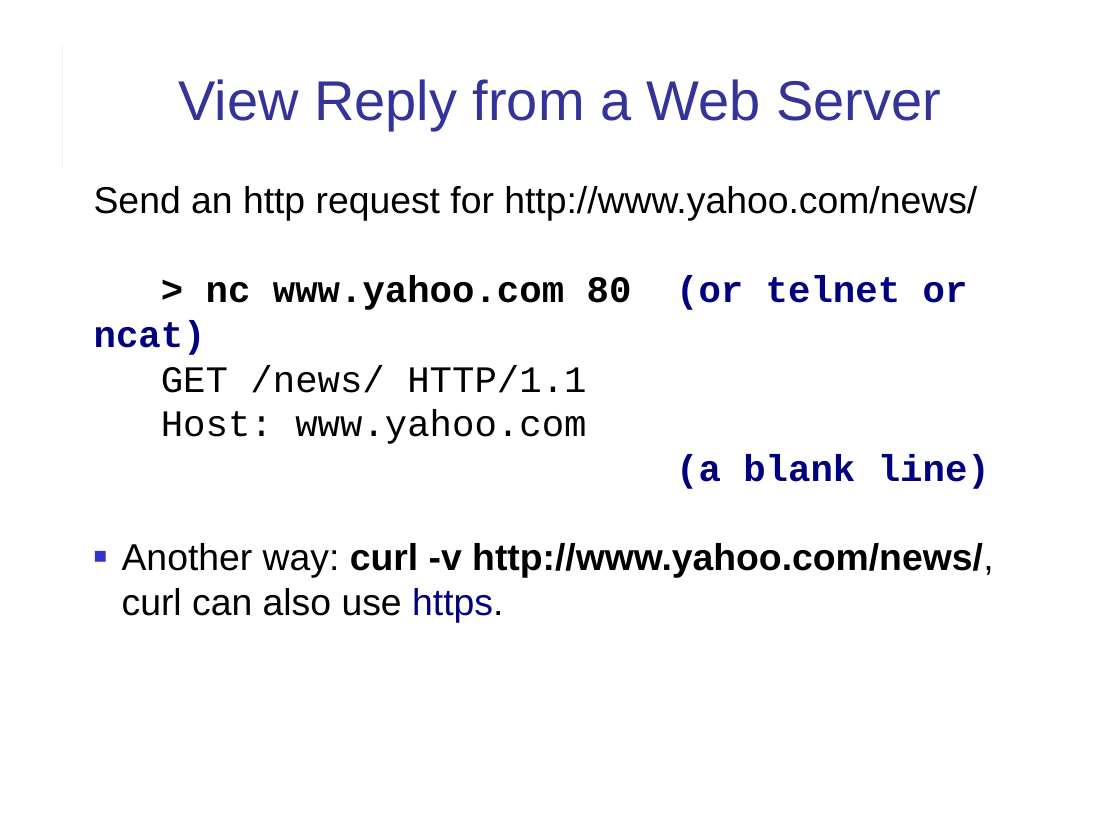
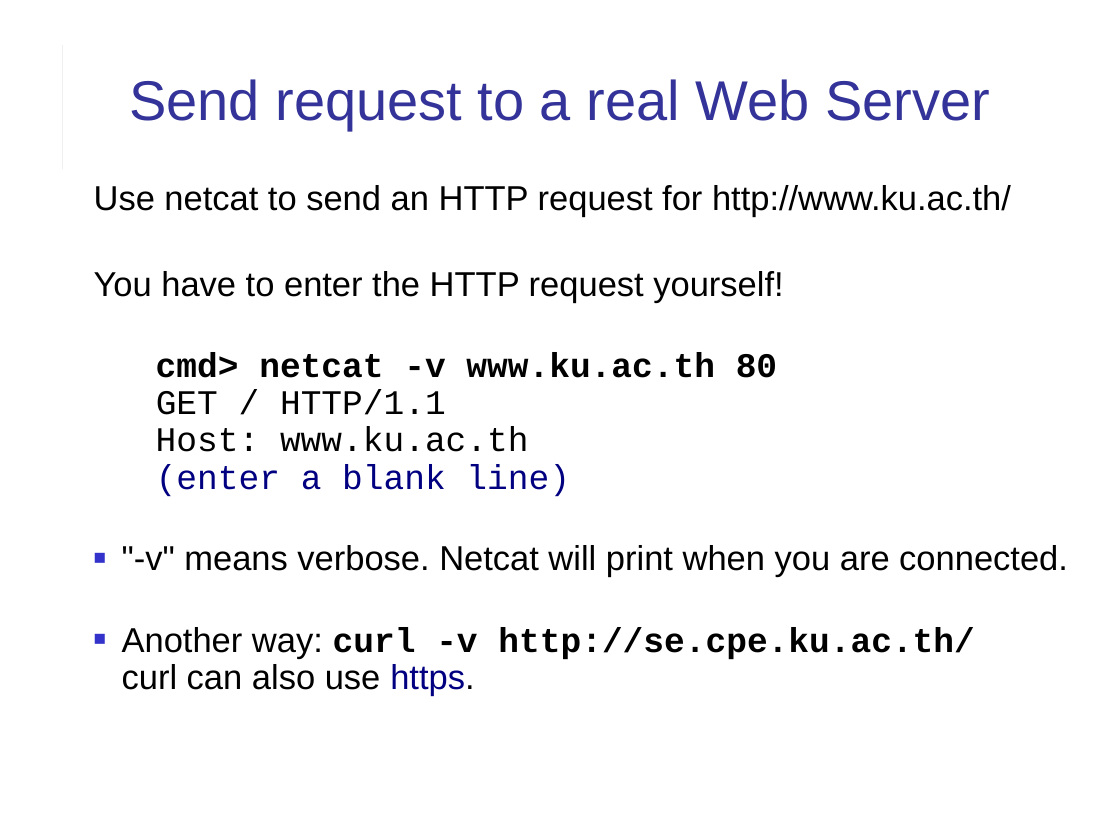
Before and after one commit to cpske/ISP, a slide deck: slide 10 of web/HTTP-in-Action.ppt (slide 9 before the commit). Drawn at 1120x840 pixels with LibreOffice and Linux fonts; fonts in the diff are those of the drawing. Boxes give left, top, right and bottom in pixels: in the first picture for what was removed or moved away, otherwise in the second. Text is boxed around its words. In the diff, an @@ line names an element or a change of style, - is before the commit and + after.

Commit message:
update slides on HTTP.  Added links in index.

```diff
--- a/web/HTTP-in-Action.ppt
+++ b/web/HTTP-in-Action.ppt
@@ title at box(129, 79, 990, 130): text changed @@
-View Reply from a Web Server
+Send request to a real Web Server
@@ text at box(94, 185, 1068, 696): text changed; size 24 to 22.2 pt @@
-Send an http request for http://www.yahoo.com/news/
-> nc www.yahoo.com 80 (or telnet or ncat)
-GET /news/ HTTP/1.1
-Host: www.yahoo.com
-(a blank line)
-■ Another way: curl -v http://www.yahoo.com/news/,
-  curl can also use https.
+Use netcat to send an HTTP request for http://www.ku.ac.th/
+You have to enter the HTTP request yourself!
+cmd> netcat -v www.ku.ac.th 80
+GET / HTTP/1.1
+Host: www.ku.ac.th
+(enter a blank line)
+■ "-v" means verbose. Netcat will print when you are connected.
+■ Another way: curl -v http://se.cpe.ku.ac.th/
+  curl can also use https.
```
Also in this commit, not shown: 12 other slides changed, 7 slides added, 2 slides removed, 4 other files.
